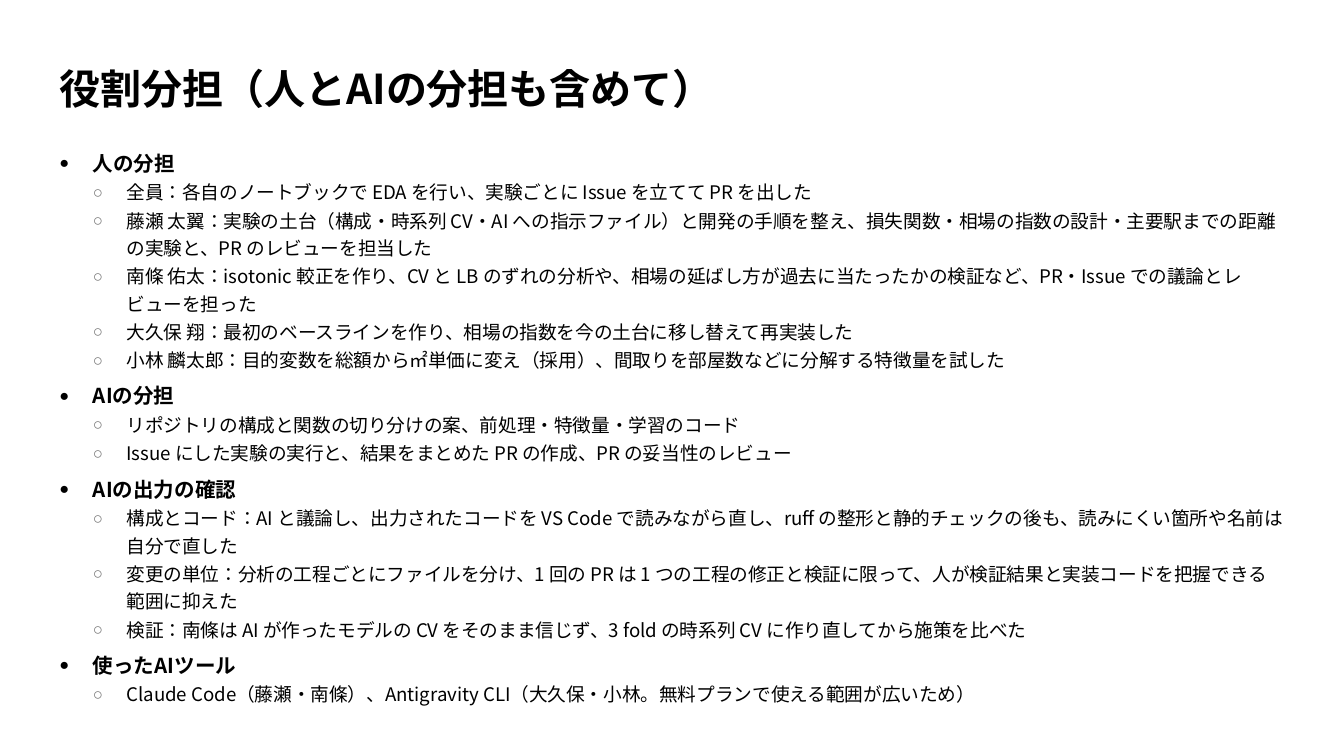
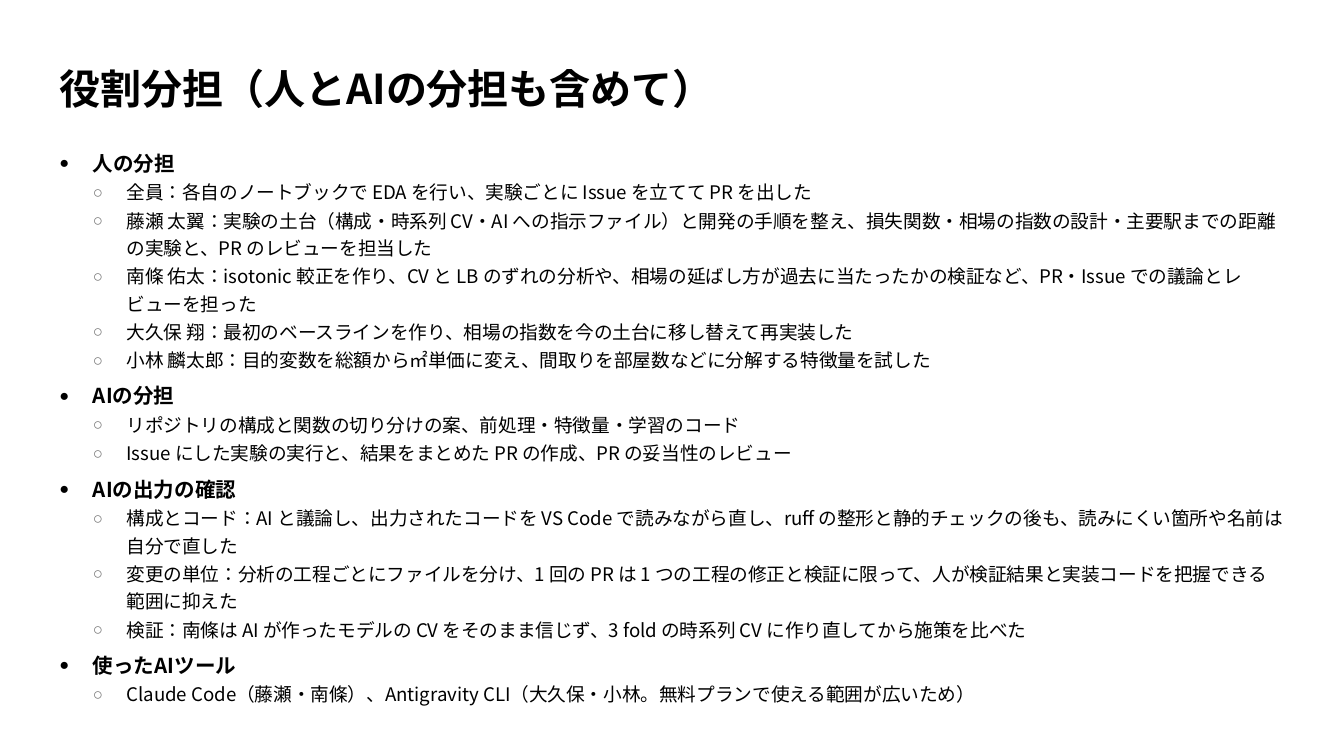
Before and after one commit to TaisukeFujise/condominium-price-pred, a slide deck: slide 2 of slides/midterm/midterm.pptx. Drawn at 1344x756 pixels with LibreOffice and Linux fonts; fonts in the diff are those of the drawing. Boxes give left, top, right and bottom in pixels: in the first picture for what was removed or moved away, otherwise in the second. Text is boxed around its words. In the diff, an @@ line names an element or a change of style, - is before the commit and + after.

```diff
--- a/slides/midterm/midterm.pptx
+++ b/slides/midterm/midterm.pptx
@@ text at (x1=126, y1=350, x2=931, y2=369): text changed @@
-  ○ 小林 麟太郎：目的変数を総額から㎡単価に変え（採用）、間取りを部屋数などに分解する特徴量を試した
+  ○ 小林 麟太郎：目的変数を総額から㎡単価に変え、間取りを部屋数などに分解する特徴量を試した
```
Also in this commit, not shown: 2 other files.
